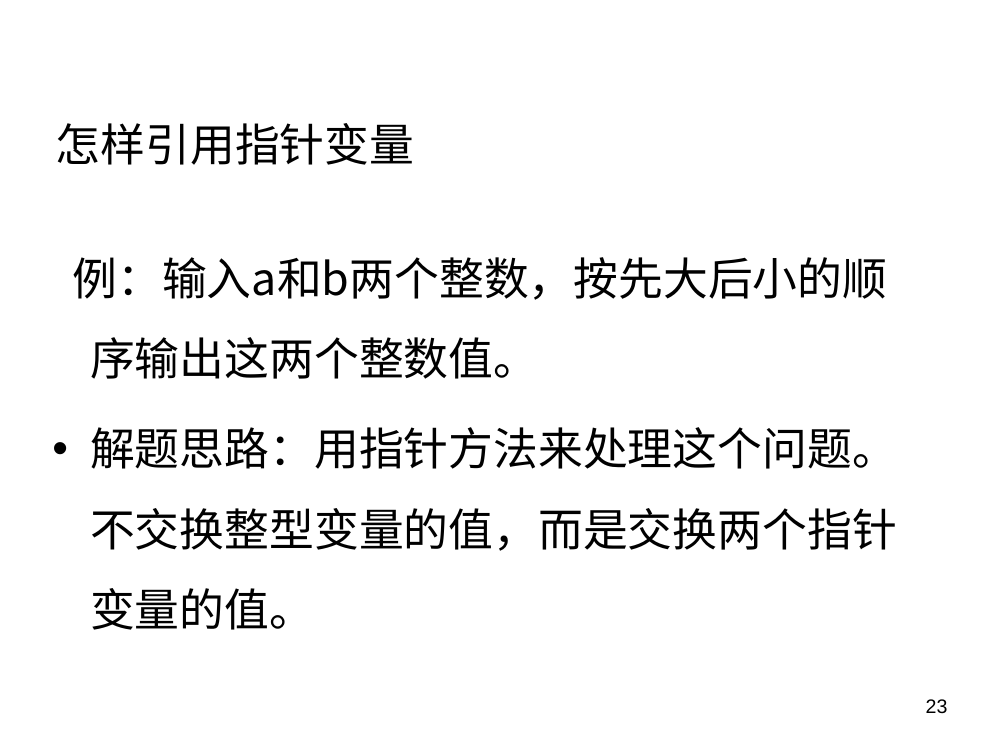
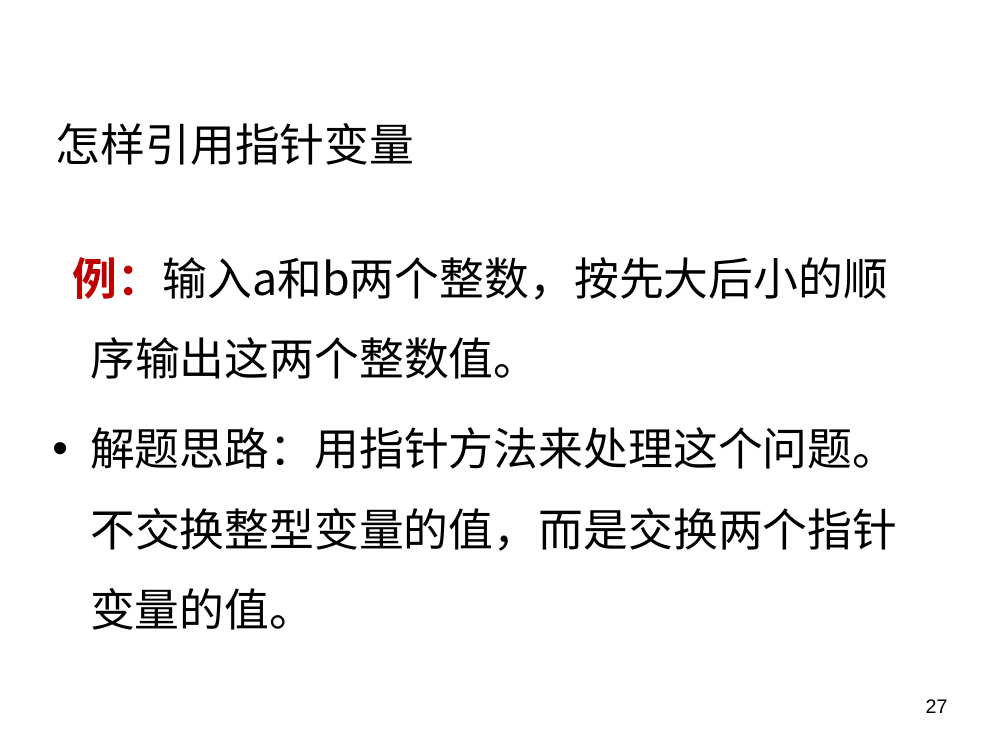
Before and after one commit to rshouc/Advanced-Programming-2018-Autumn, a slide deck: slide 27 of Slides/12 指针（1）.pptx (slide 23 before the commit). Drawn at 1008x756 pixels with LibreOffice and Linux fonts; fonts in the diff are those of the drawing; background and template pictures are left out. Boxes give left, top, right and bottom in pixels: in the first picture for what was removed or moved away, otherwise in the second. Text is boxed around its words. In the diff, an @@ line names an element or a change of style, - is before the commit and + after.

```diff
--- a/Slides/12 指针（1）.pptx
+++ b/Slides/12 指针（1）.pptx
@@ text at [73, 257, 888, 379]: text colour #000000 to #C00000, bold on in "例：输入a和b两个整数，按先大后小的顺序输出这两个整数值。" @@
@@ page number at [926, 699, 948, 713]: text changed @@
-23
+27
```
Also in this commit, not shown: 5 other slides changed, 7 slides added.
